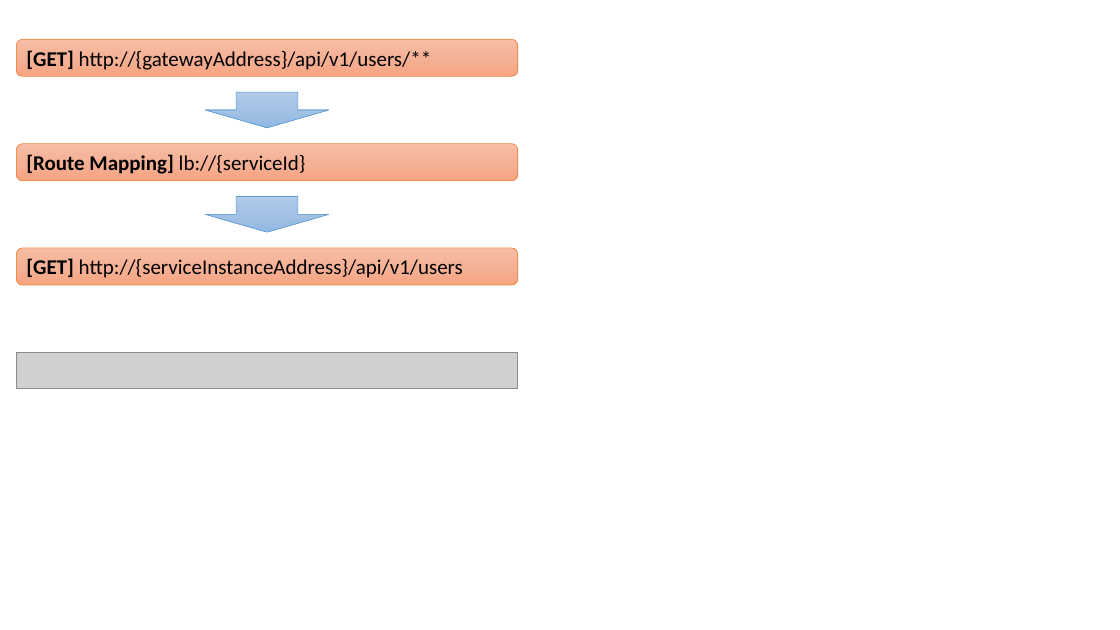
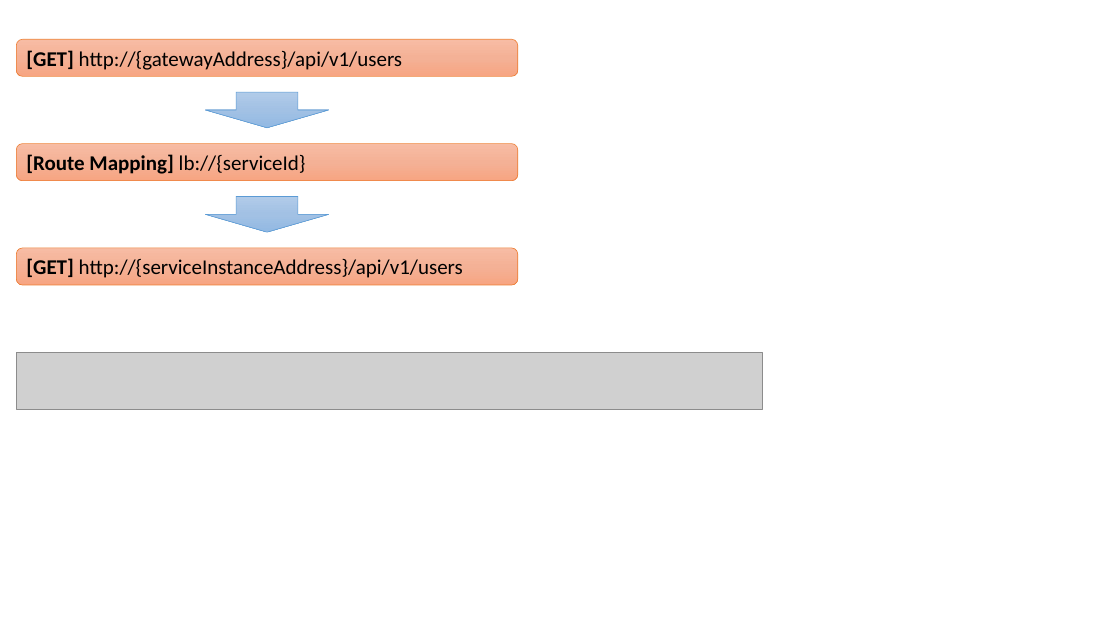
Before and after one commit to longveeshaw/cpic-test, a slide deck: slide 3 of docs/Running.pptx. Drawn at 1120x630 pixels with LibreOffice and Linux fonts; fonts in the diff are those of the drawing; grey boxes stand for pictures. Boxes give left, top, right and bottom in pixels: in the first picture for what was removed or moved away, otherwise in the second. Text is boxed around its words. In the diff, an @@ line names an element or a change of style, - is before the commit and + after.

```diff
--- a/docs/Running.pptx
+++ b/docs/Running.pptx
@@ text in rounded rectangle at [26, 50, 402, 70]: text changed @@
-[GET] http://{gatewayAddress}/api/v1/users/**
+[GET] http://{gatewayAddress}/api/v1/users
@@ picture removed at [16, 352, 518, 388] @@
@@ picture added at [17, 352, 763, 409] @@
```
Also in this commit, not shown: 3 other files.
